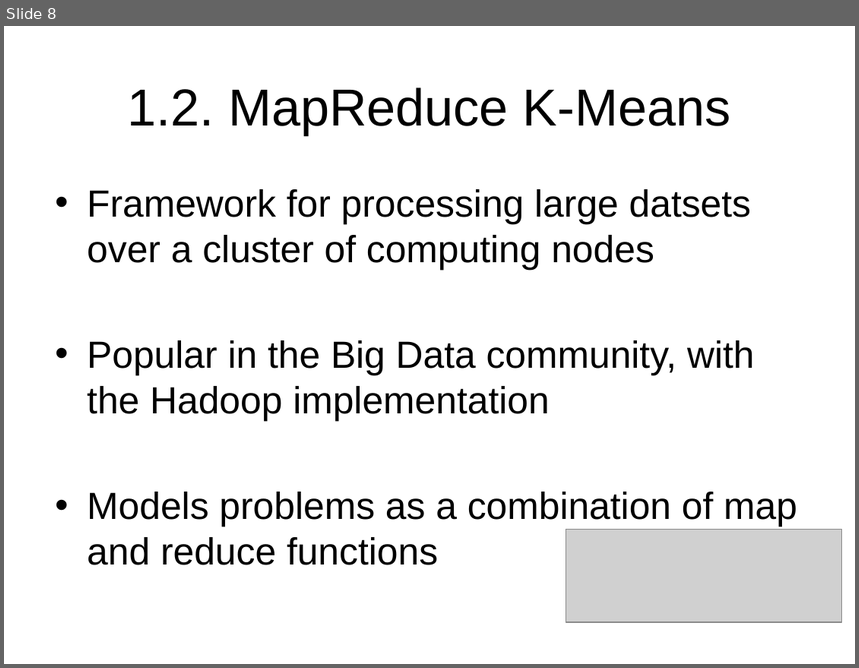
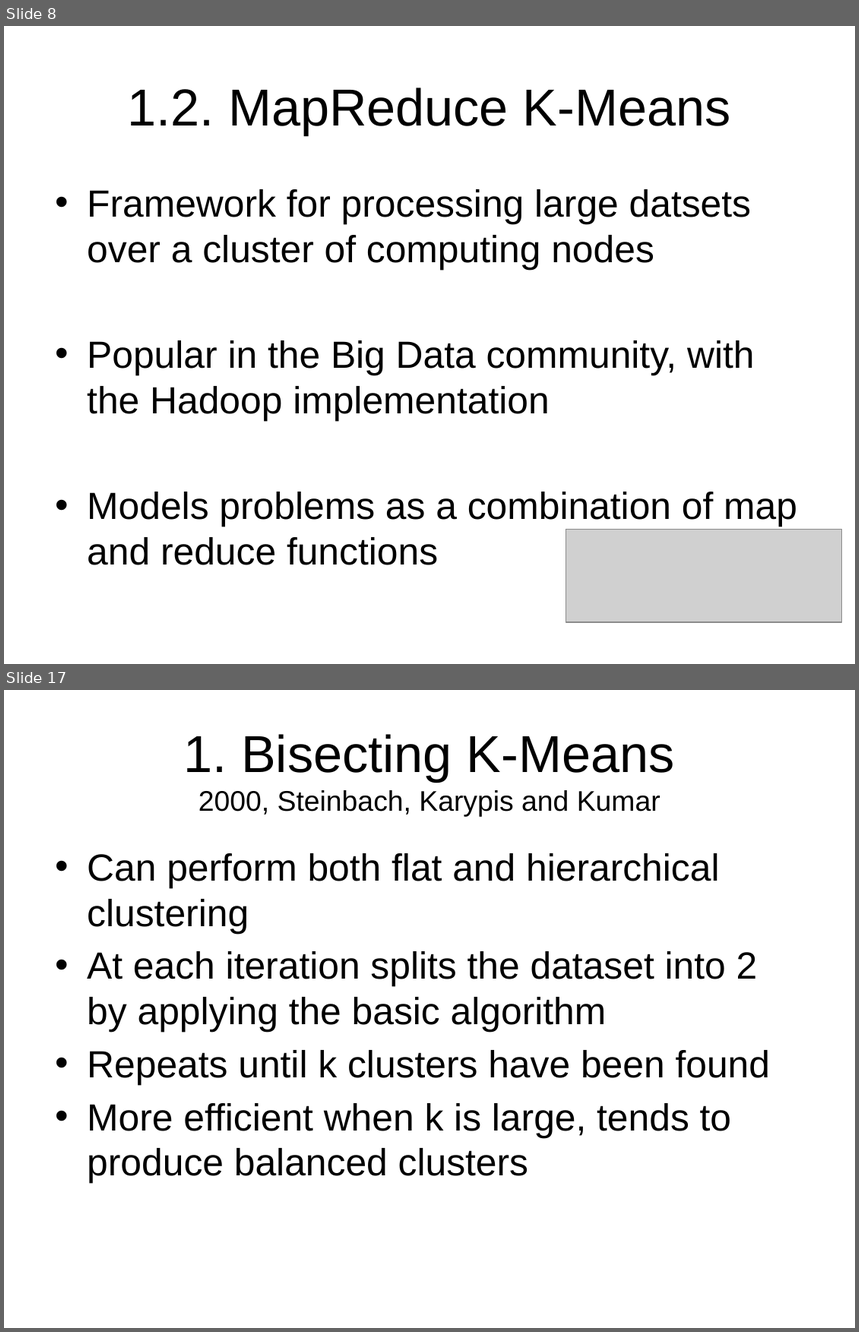
Before and after one commit to StefanSebastian/BeerReviewClustering, a slide deck: referate/amda/r1/presentation/presentation.pptx. Shown one above the other, each under a label of ours: slide 8 before the commit, slides 8 and 17 after it; the slides between them are not shown. The pictures are 859x668 and 859x1332 pixels, drawn with LibreOffice and Linux fonts; fonts in the diff are those of the drawing; grey boxes stand for pictures; background and template pictures are left out. Boxes give left, top, right and bottom in pixels: in the first picture for what was removed or moved away, otherwise in the second. Text is boxed around its words. In the diff, an @@ line names an element or a change of style, - is before the commit and + after.

```diff
--- a/referate/amda/r1/presentation/presentation.pptx
+++ b/referate/amda/r1/presentation/presentation.pptx
@@ slide 17 added at (x1=4, y1=690, x2=855, y2=1328), background picture (left out) @@
@@ title added at (x1=183, y1=734, x2=675, y2=817), 24 pt, text #000000 @@
+1. Bisecting K-Means
+2000, Steinbach, Karypis and Kumar
@@ text added at (x1=87, y1=853, x2=771, y2=1184), 32 pt, text #000000 @@
+• Can perform both flat and hierarchical clustering
+• At each iteration splits the dataset into 2 by applying the basic algorithm
+• Repeats until k clusters have been found
+• More efficient when k is large, tends to produce balanced clusters
```
Also in this commit, not shown: 2 slides changed, 11 other slides added.
